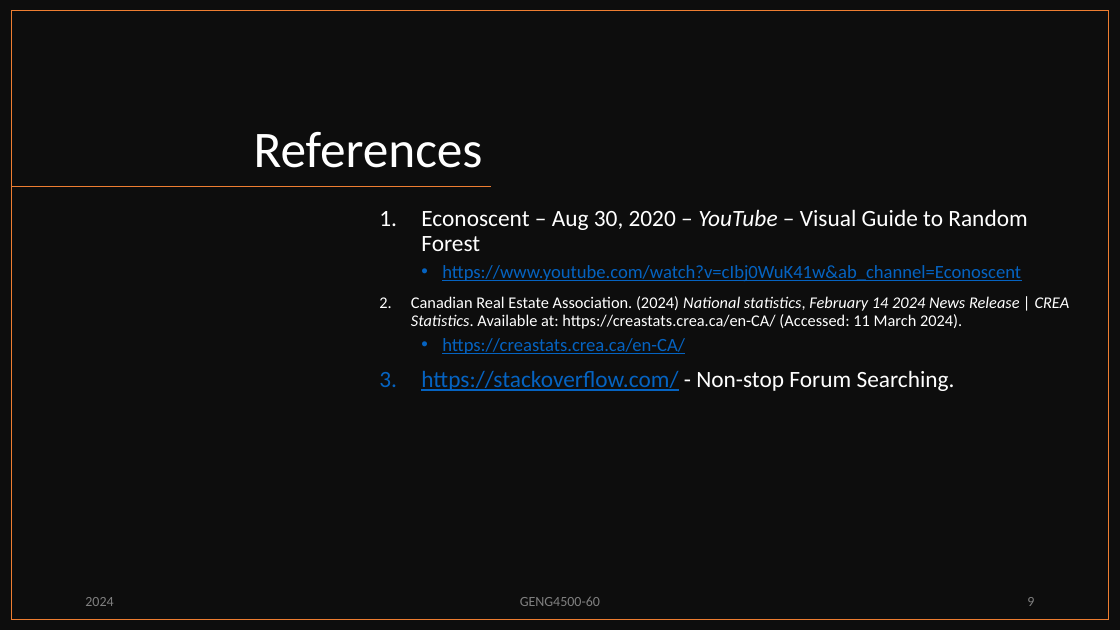
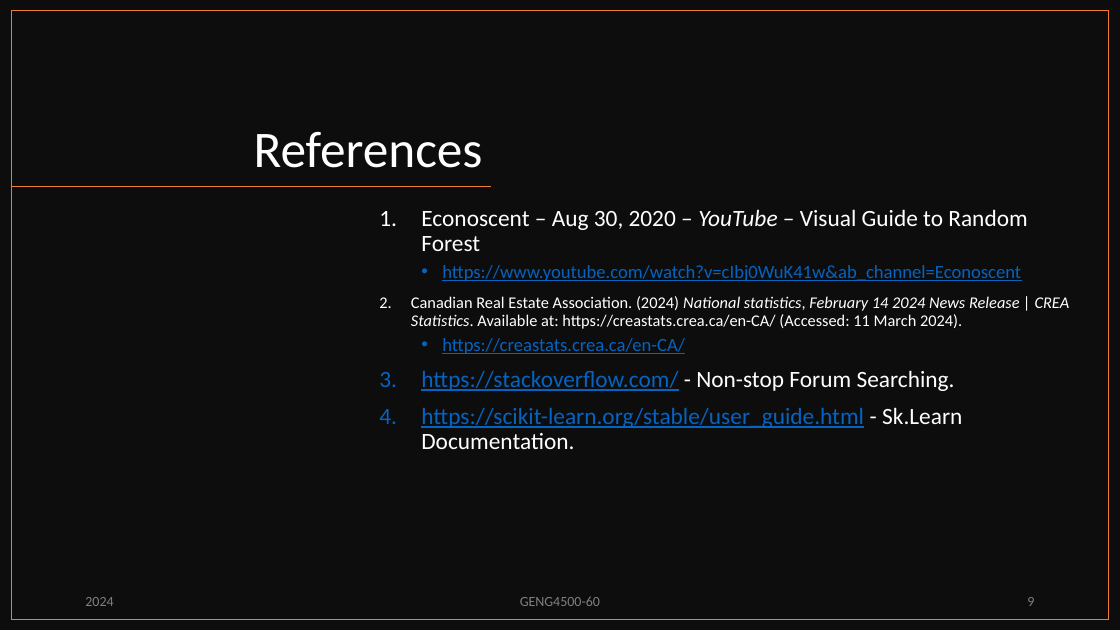
Before and after one commit to PMcTwist/Machine_Learn_Project, a slide deck: slide 9 of Presentation/ALI_Raymond_MAYNARD_Patrick_GENG4500_Final_presentation_2024.pptx. Drawn at 1120x630 pixels with LibreOffice and Linux fonts; fonts in the diff are those of the drawing. Boxes give left, top, right and bottom in pixels: in the first picture for what was removed or moved away, otherwise in the second. Text is boxed around its words. In the diff, an @@ line names an element or a change of style, - is before the commit and + after.

Commit message:
-Added a reference to sk.learn documentation
P@

```diff
--- a/Presentation/ALI_Raymond_MAYNARD_Patrick_GENG4500_Final_presentation_2024.pptx
+++ b/Presentation/ALI_Raymond_MAYNARD_Patrick_GENG4500_Final_presentation_2024.pptx
@@ text at (421, 407, 962, 449): paragraph added @@
+4. https://scikit-learn.org/stable/user_guide.html - Sk.Learn Documentation.
```
